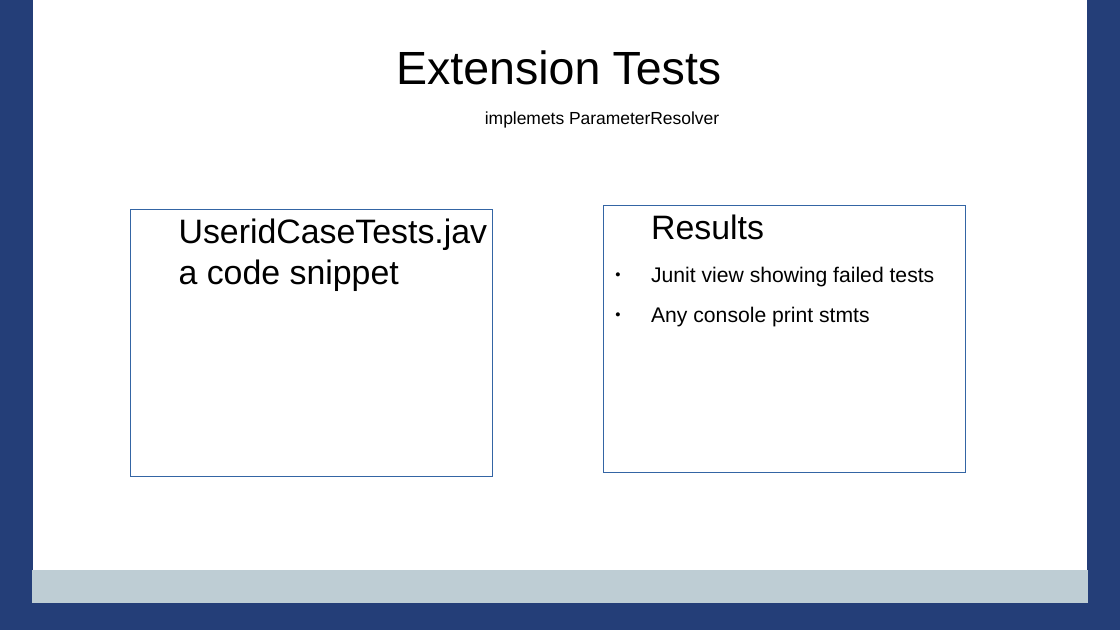
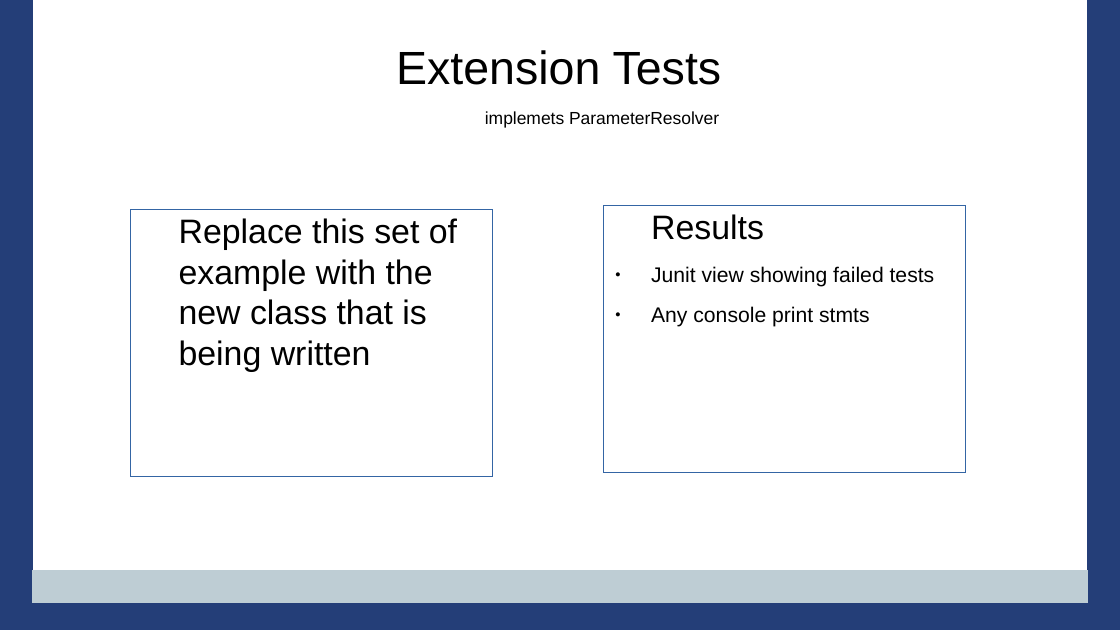
Before and after one commit to PennState/junit5-presentation, a slide deck: slide 31 of src/site/presentation/Junit5_Presentation_JavaOne_2016.odp (slide 29 before the commit). Drawn at 1120x630 pixels with LibreOffice and Linux fonts; fonts in the diff are those of the drawing; background and template pictures are left out. Boxes give left, top, right and bottom in pixels: in the first picture for what was removed or moved away, otherwise in the second. Text is boxed around its words. In the diff, an @@ line names an element or a change of style, - is before the commit and + after.

Commit message:
adding slides for extension examples

```diff
--- a/src/site/presentation/Junit5_Presentation_JavaOne_2016.odp
+++ b/src/site/presentation/Junit5_Presentation_JavaOne_2016.odp
@@ text at bbox=[179, 218, 457, 372]: text changed @@
-UseridCaseTests.java code snippet
+Replace this set of example with the new class that is being written
```
Also in this commit, not shown: 2 other slides changed, 6 slides added, 2 slides removed, 2 other files.
